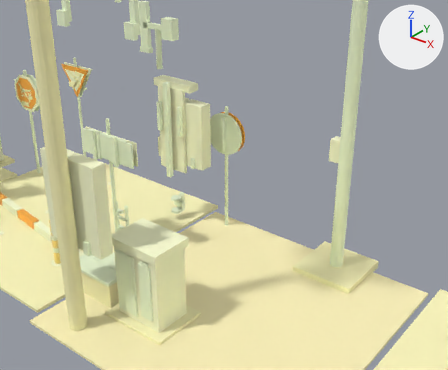
The glTF model exports/gltf/scene_night_retroreflection.glb, before and after one commit.
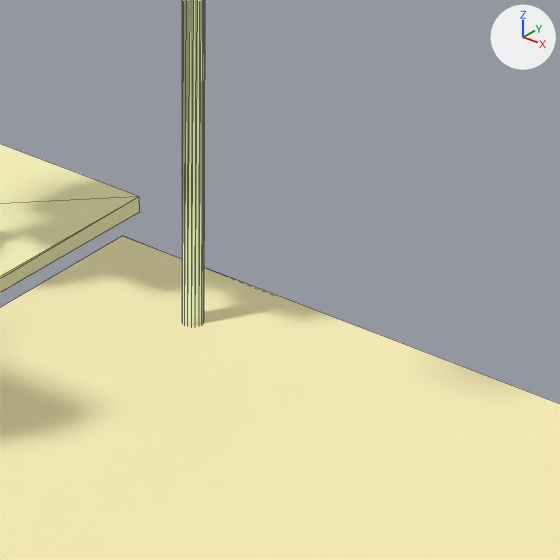
Each version is shown from a 50 mm lens placed at (8.44, -5.88, 5.4), pointed at (2.36, 1.72, 0.69), then close up on the part from 44% to 63% of the width and 47% to 71% of the height. Arrows for +X, +Y and +Z are at upper right; the lights stay in place. The last two pictures show the newer version. The close-ups show mesh edges as thin lines.

The first close-up shows 'base', 'base.001', 'pole.004'.
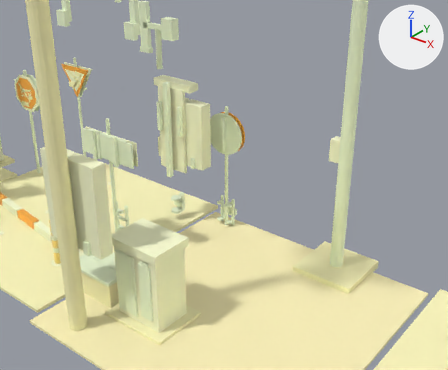
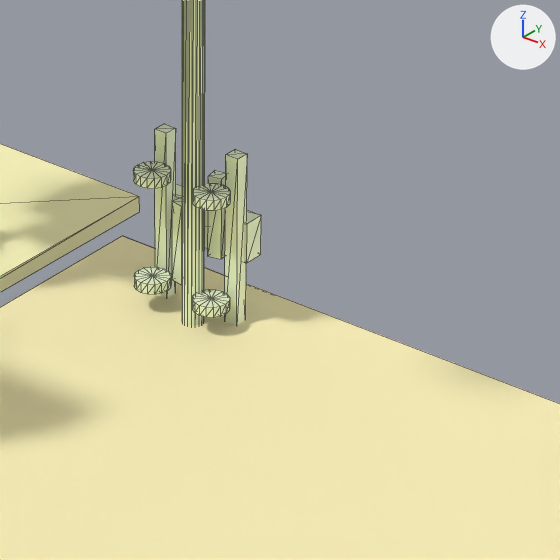
Diff of the bpy script that builds the scene:
```diff
--- a/exports/gltf/scene_night_retroreflection.glb.py
+++ b/exports/gltf/scene_night_retroreflection.glb.py
@@ me_brace_right_004 @@
+me_brace_right_004.from_pydata([(2.484, 1.635, 0.1), (2.445, 1.644, 0.1), (2.445, 1.644, 0.34), (2.484, 1.635, 0.34), (2.436, 1.605, 0.1), (2.475, 1.596, 0.1), (2.475, 1.596, 0.34), (2.436, 1.605, 0.34)], [], [(0, 1, 2), (0, 2, 3), (4, 5, 6), (4, 6, 7), (5, 0, 3), (5, 3, 6), (1, 4, 7), (1, 7, 2), (3, 2, 7), (3, 7, 6), (5, 4, 1), (5, 1, 0)])
+me_brace_right_004.materials.append(mat_mat_metal_galvanized)  # pale green #f3ffda
@@ me_brace_left_004 @@
+me_brace_left_004.from_pydata([(2.595, 1.644, 0.22), (2.556, 1.635, 0.22), (2.556, 1.635, 0.46), (2.595, 1.644, 0.46), (2.565, 1.596, 0.22), (2.604, 1.605, 0.22), (2.604, 1.605, 0.46), (2.565, 1.596, 0.46)], [], [(0, 1, 2), (0, 2, 3), (4, 5, 6), (4, 6, 7), (5, 0, 3), (5, 3, 6), (1, 4, 7), (1, 7, 2), (3, 2, 7), (3, 7, 6), (5, 4, 1), (5, 1, 0)])
+me_brace_left_004.materials.append(mat_mat_metal_galvanized)  # pale green #f3ffda
@@ ob_brace_right_004 @@
+ob_brace_right_004 = bpy.data.objects.new('brace_right.004', me_brace_right_004)
+ob_brace_right_004.location = (0.0, 0.0, 0.0)
@@ ob_brace_left_004 @@
+ob_brace_left_004 = bpy.data.objects.new('brace_left.004', me_brace_left_004)
+ob_brace_left_004.location = (0.0, 0.0, 0.0)
@@ ob_standoff_plate @@
+ob_standoff_plate = bpy.data.objects.new('standoff_plate', me_standoff_plate)  # a box spanning x 2.37..2.67, y 1.63..1.69, z 0.22..0.34; in mat_mat_metal_galvanized (pale green #f3ffda)
+ob_standoff_plate.location = (0.0, 0.0, 0.0)
@@ ob_channel_right_001 @@
+ob_channel_right_001 = bpy.data.objects.new('channel_right.001', me_channel_right_001)  # a box spanning x 2.38..2.42, y 1.6..1.64, z 0.02..0.54; in mat_mat_metal_galvanized (pale green #f3ffda)
+ob_channel_right_001.location = (0.0, 0.0, 0.0)
@@ ob_channel_left_001 @@
+ob_channel_left_001 = bpy.data.objects.new('channel_left.001', me_channel_left_001)  # a box spanning x 2.62..2.66, y 1.6..1.64, z 0.02..0.54; in mat_mat_metal_galvanized (pale green #f3ffda)
+ob_channel_left_001.location = (0.0, 0.0, 0.0)
@@ ob_lower_band_right @@
+ob_lower_band_right = bpy.data.objects.new('lower_band_right', me_lower_band_right)  # a 16-sided cylinder along z spanning x 2.37..2.47, y 1.49..1.59, z 0.105..0.135; in mat_mat_metal_galvanized (pale green #f3ffda)
+ob_lower_band_right.location = (0.0, 0.0, 0.0)
@@ ob_lower_band_left @@
+ob_lower_band_left = bpy.data.objects.new('lower_band_left', me_lower_band_left)  # a 16-sided cylinder along z spanning x 2.57..2.67, y 1.49..1.59, z 0.105..0.135; in mat_mat_metal_galvanized (pale green #f3ffda)
+ob_lower_band_left.location = (0.0, 0.0, 0.0)
@@ ob_upper_band_right @@
+ob_upper_band_right = bpy.data.objects.new('upper_band_right', me_upper_band_right)  # a 16-sided cylinder along z spanning x 2.37..2.47, y 1.49..1.59, z 0.425..0.455; in mat_mat_metal_galvanized (pale green #f3ffda)
+ob_upper_band_right.location = (0.0, 0.0, 0.0)
@@ ob_upper_band_left @@
+ob_upper_band_left = bpy.data.objects.new('upper_band_left', me_upper_band_left)  # a 16-sided cylinder along z spanning x 2.57..2.67, y 1.49..1.59, z 0.425..0.455; in mat_mat_metal_galvanized (pale green #f3ffda)
+ob_upper_band_left.location = (0.0, 0.0, 0.0)
```

Changed parts and their boxes (x1, y1, x2, y2) in the close-ups (560 x 560 px):
'channel_left.001', added (pale green)
    after: (225, 150, 247, 326)
'channel_right.001', added (pale green)
    after: (155, 124, 176, 298)
'brace_left.004', added (pale green)
    after: (208, 170, 226, 259)
'standoff_plate', added
    after: (173, 184, 261, 263)
'lower_band_left', added (pale green)
    after: (192, 289, 230, 318)
'upper_band_left', added (pale green)
    after: (193, 183, 230, 211)
'upper_band_right', added
    after: (133, 161, 171, 189)
'lower_band_right', added
    after: (134, 267, 171, 295)
'brace_right.004', added (pale green)
    after: (172, 198, 182, 285)
